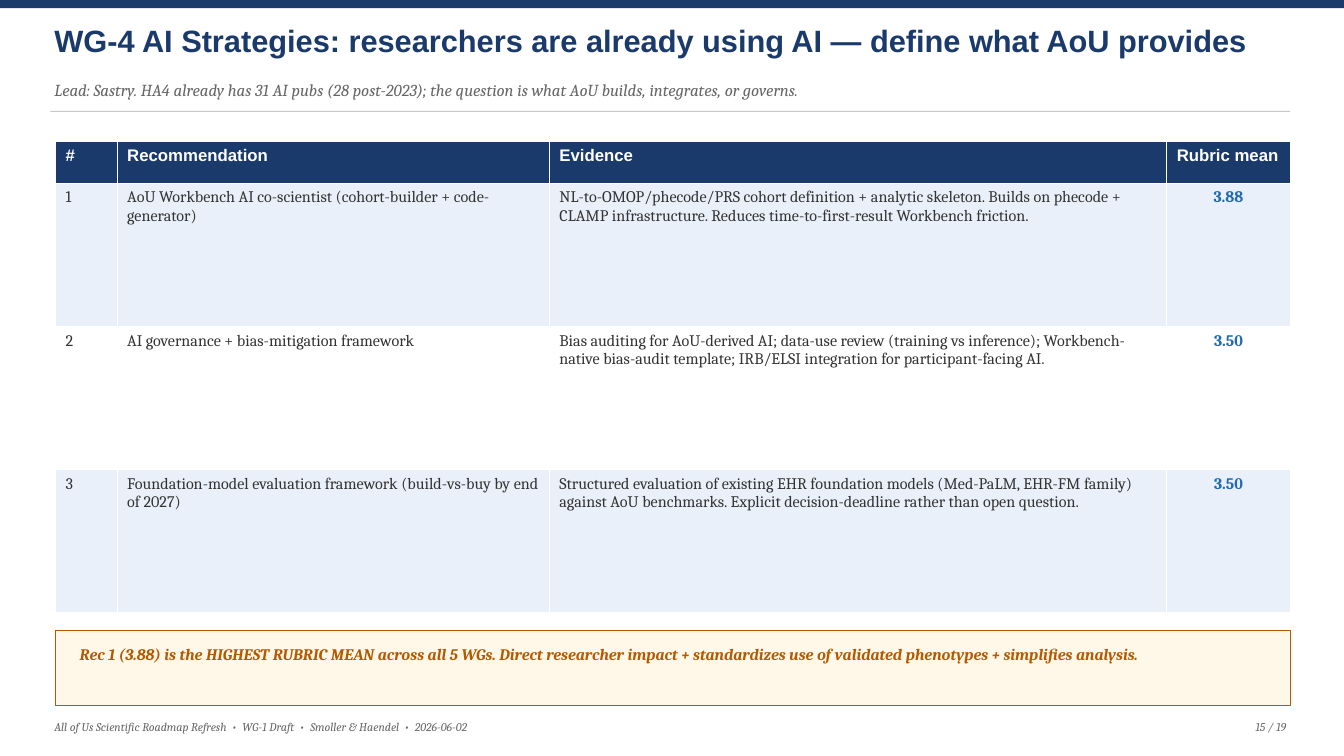
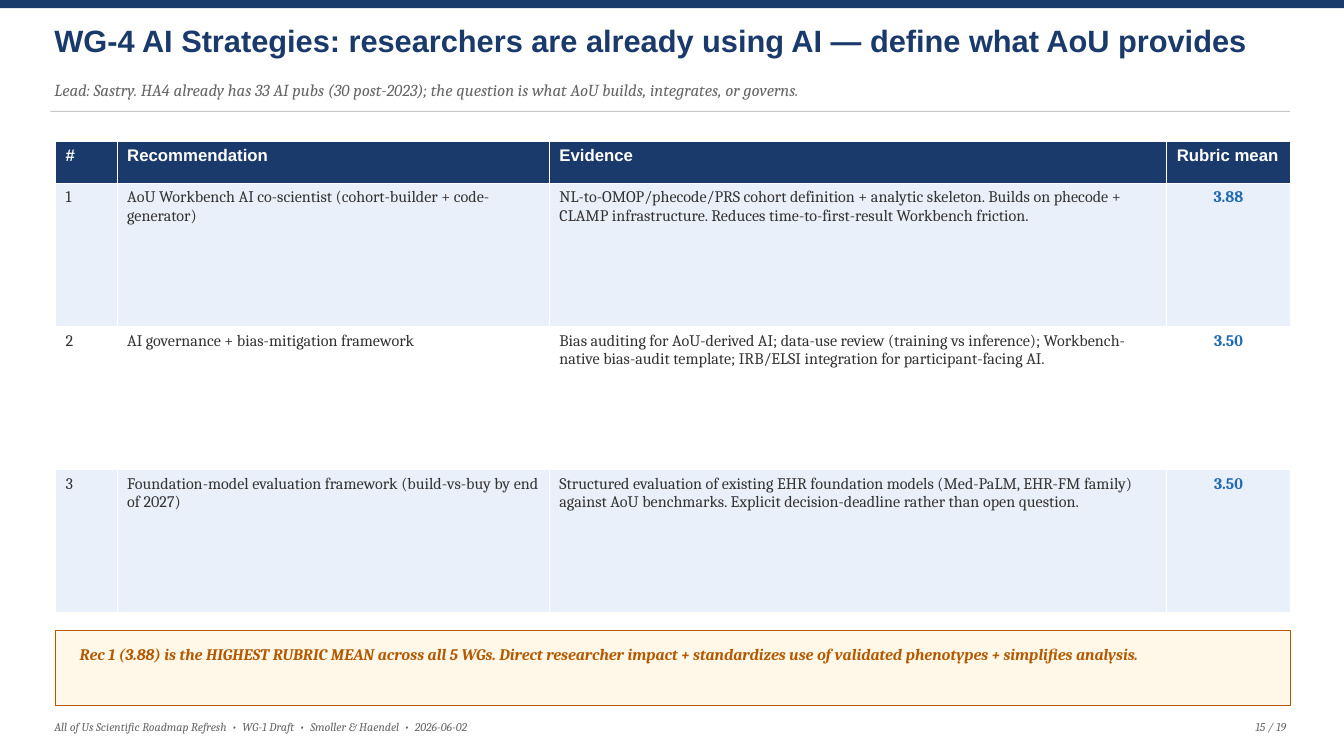
Before and after one commit to mellybelly/all-of-us, a slide deck: slide 15 of resources/deliverables/AoU_Roadmap_Refresh_Draft_Deck.pptx. Drawn at 1344x756 pixels with LibreOffice and Linux fonts; fonts in the diff are those of the drawing. Boxes give left, top, right and bottom in pixels: in the first picture for what was removed or moved away, otherwise in the second. Text is boxed around its words. In the diff, an @@ line names an element or a change of style, - is before the commit and + after.

```diff
--- a/resources/deliverables/AoU_Roadmap_Refresh_Draft_Deck.pptx
+++ b/resources/deliverables/AoU_Roadmap_Refresh_Draft_Deck.pptx
@@ text at [54, 84, 798, 100]: text changed @@
-Lead: Sastry. HA4 already has 31 AI pubs (28 post-2023); the question is what AoU builds, integrates, or governs.
+Lead: Sastry. HA4 already has 33 AI pubs (30 post-2023); the question is what AoU builds, integrates, or governs.
```
Also in this commit, not shown: 14 other slides changed, 7 other files.
